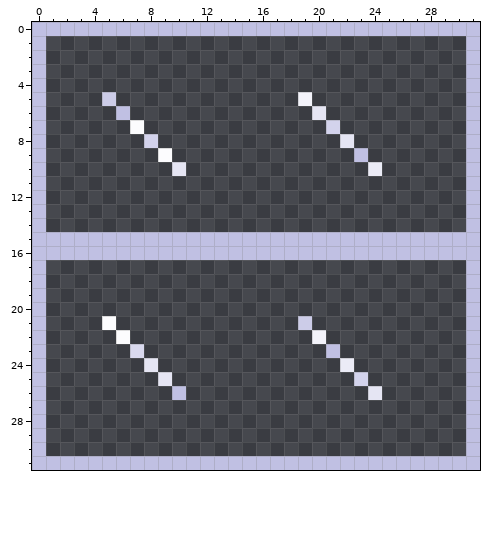
A pixel-art sprite gets an edit: MT-Faithful_2.0/stairs_glass_split.png. The first picture shows the starting point.
The file is 32x32 pixels. Colours within 5 levels of each other are drawn and written as one.
The same view after the edit:
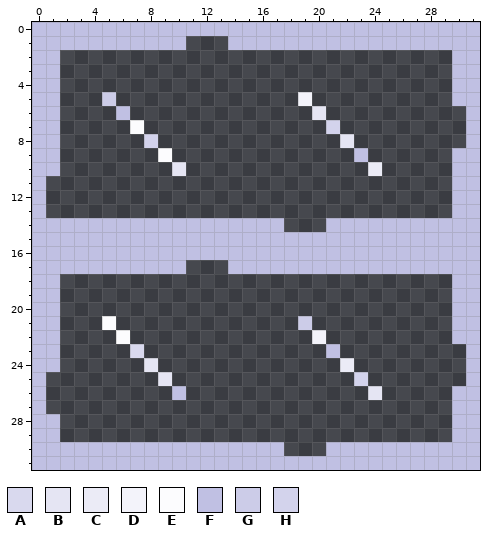
Palette (. is transparent): A #d9d9ee  B #e5e5f3  C #ebebf6  D #f3f3fa  E #fcfcfe  F #c0c0e3  G #cccce8  H #d3d3ec
Changes in this commit:
y 1: x 1..10 .......... -> FFFFFFFFFF; x 14..30 ................. -> FFFFFFFFFFFFFFFFF
y 2..5: x 1 . -> F; x 30 . -> F
y 6..8: x 1 . -> F
y 9..10: x 1 . -> F; x 30 . -> F
y 11..13: x 30 . -> F
y 14: x 1..17 ................. -> FFFFFFFFFFFFFFFFF; x 21..30 .......... -> FFFFFFFFFF
y 17: x 1..10 .......... -> FFFFFFFFFF; x 14..30 ................. -> FFFFFFFFFFFFFFFFF
y 18..22: x 1 . -> F; x 30 . -> F
y 23..24: x 1 . -> F
y 26..27: x 30 . -> F
y 28..29: x 1 . -> F; x 30 . -> F
y 30: x 1..17 ................. -> FFFFFFFFFFFFFFFFF; x 21..30 .......... -> FFFFFFFFFF
Changed places in both pictures, as pixel boxes (x1, y1, x2, y2):
added: (46, 36, 466, 456)
